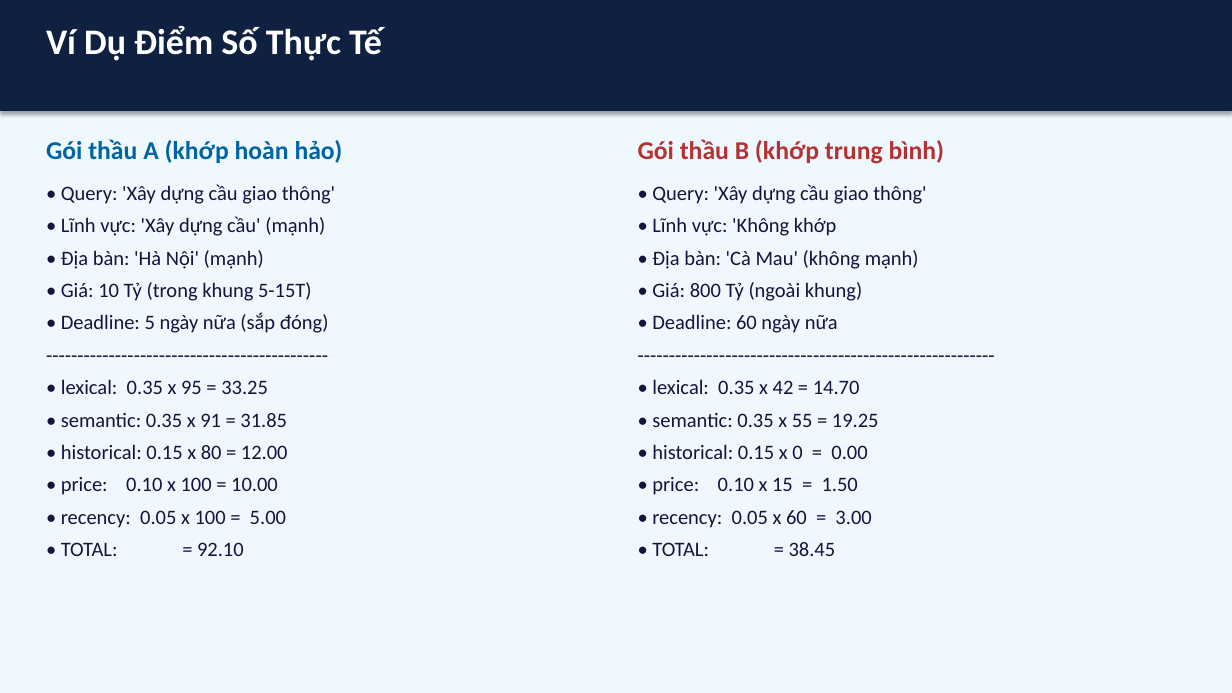
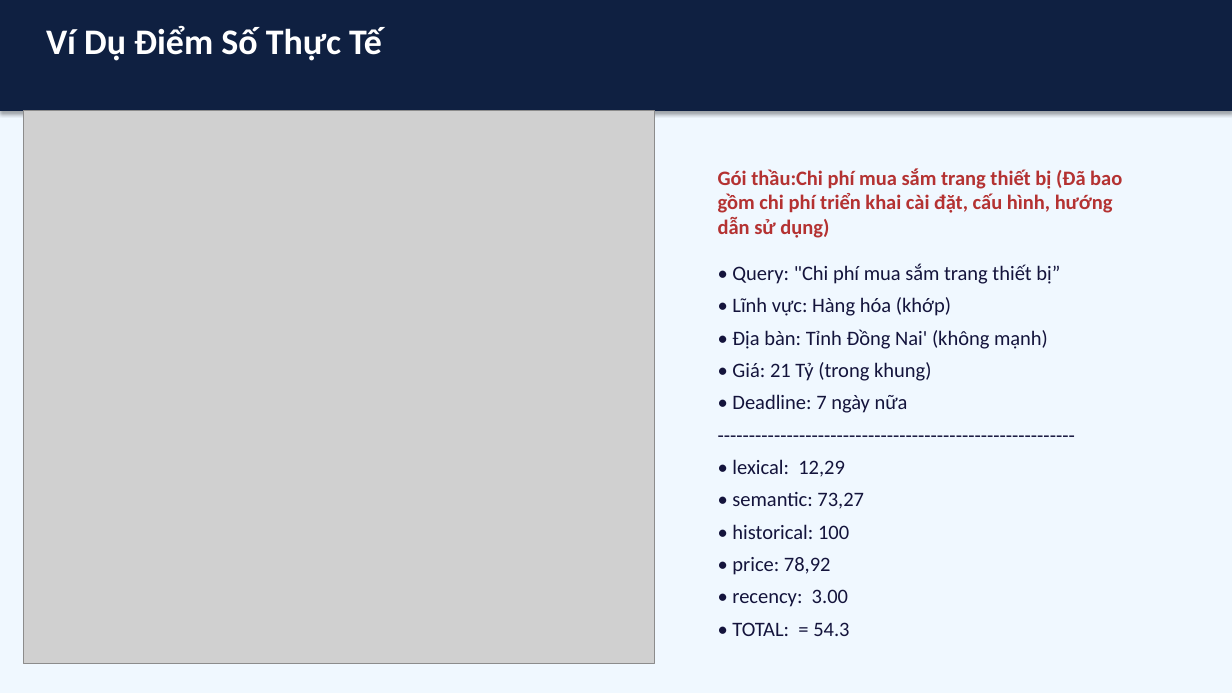
Before and after one commit to minhnc9504/DAUTHAU, a slide deck: slide 20 of Presentation ML.pptx. Drawn at 1232x693 pixels with LibreOffice and Linux fonts; fonts in the diff are those of the drawing; grey boxes stand for pictures. Boxes give left, top, right and bottom in pixels: in the first picture for what was removed or moved away, otherwise in the second. Text is boxed around its words. In the diff, an @@ line names an element or a change of style, - is before the commit and + after.

```diff
--- a/Presentation ML.pptx
+++ b/Presentation ML.pptx
@@ picture added at (x1=23, y1=111, x2=654, y2=664) @@
@@ text removed at (x1=46, y1=139, x2=343, y2=163) @@
-Gói thầu A (khớp hoàn hảo)
@@ text at (x1=718, y1=168, x2=1122, y2=238): text changed; size 20 to 16 pt @@
-Gói thầu B (khớp trung bình)
+Gói thầu:Chi phí mua sắm trang thiết bị (Đã bao gồm chi phí triển khai cài đặt, cấu hình, hướng dẫn sử dụng)
@@ text removed at (x1=61, y1=184, x2=335, y2=556) @@
-• Query: 'Xây dựng cầu giao thông'
-• Lĩnh vực: 'Xây dựng cầu' (mạnh)
-• Địa bàn: 'Hà Nội' (mạnh)
-• Giá: 10 Tỷ (trong khung 5-15T)
-• Deadline: 5 ngày nữa (sắp đóng)
----------------------------------------------
-• lexical: 0.35 x 95 = 33.25
-• semantic: 0.35 x 91 = 31.85
-• historical: 0.15 x 80 = 12.00
-• price: 0.10 x 100 = 10.00
-• recency: 0.05 x 100 = 5.00
-• TOTAL: = 92.10
@@ text "• Query: "Chi phí mua ..." moved from (x1=652, y1=184, x2=926, y2=556) to (x1=732, y1=263, x2=1060, y2=636) @@
@@ text at (x1=732, y1=263, x2=1060, y2=413): text changed @@
-• Query: 'Xây dựng cầu giao thông'
-• Lĩnh vực: 'Không khớp
-• Địa bàn: 'Cà Mau' (không mạnh)
-• Giá: 800 Tỷ (ngoài khung)
-• Deadline: 60 ngày nữa
+• Query: "Chi phí mua sắm trang thiết bị”
+• Lĩnh vực: Hàng hóa (khớp)
+• Địa bàn: Tỉnh Đồng Nai' (không mạnh)
+• Giá: 21 Tỷ (trong khung)
+• Deadline: 7 ngày nữa
@@ text at (x1=732, y1=459, x2=864, y2=636): text changed @@
-• lexical: 0.35 x 42 = 14.70
-• semantic: 0.35 x 55 = 19.25
-• historical: 0.15 x 0 = 0.00
-• price: 0.10 x 15 = 1.50
-• recency: 0.05 x 60 = 3.00
-• TOTAL: = 38.45
+• lexical: 12,29
+• semantic: 73,27
+• historical: 100
+• price: 78,92
+• recency: 3.00
+• TOTAL: = 54.3
```
